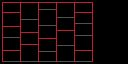
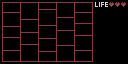
Revision of a layered 128×64 image; what changed, layer by layer:
hid "Camada 4", painted on it over [2, 9, 96, 52]
painted on "Camada 3" over [56, 2, 108, 51]
removed layer "Camada 2 copiar 3" over [74, 8, 75, 62]
removed layer "Camada 2 copiar 2" over [56, 20, 57, 62]
removed layer "Camada 2 copiar" over [38, 2, 39, 60]
painted on "Camada 2" over [20, 2, 104, 62]
added layer "Camada 1 copiar 2" above "Camada 1 copiar" over [109, 2, 114, 7]
added layer "Camada 1 copiar" above "Camada 1" over [115, 2, 120, 7]
painted on "Camada 1" over [2, 2, 126, 62]
painted on "Plano de Fundo" over [0, 0, 96, 64]
